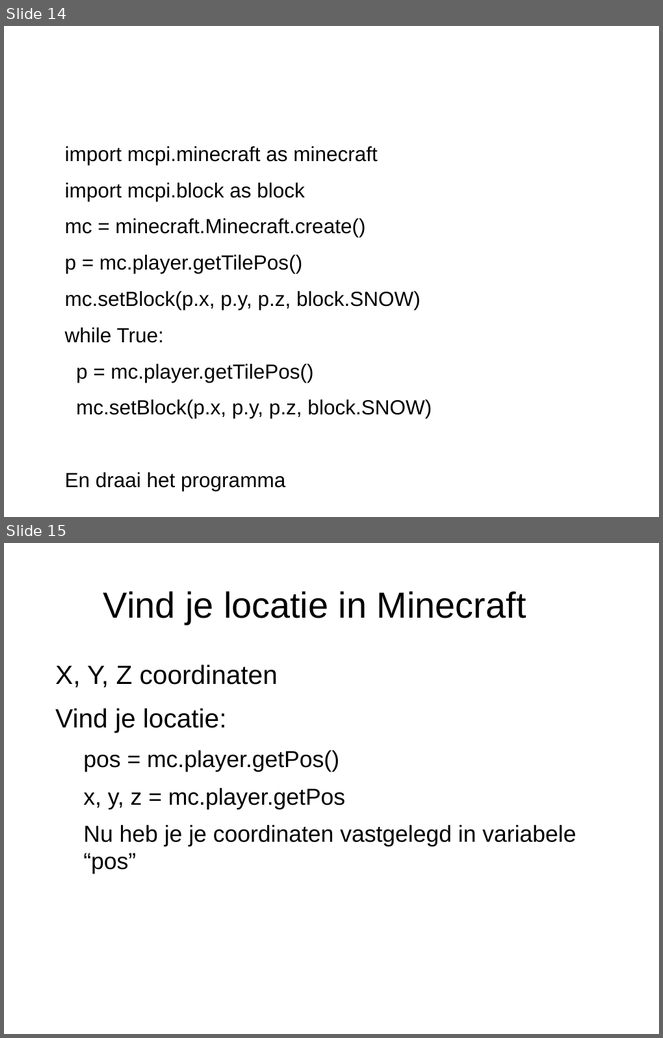
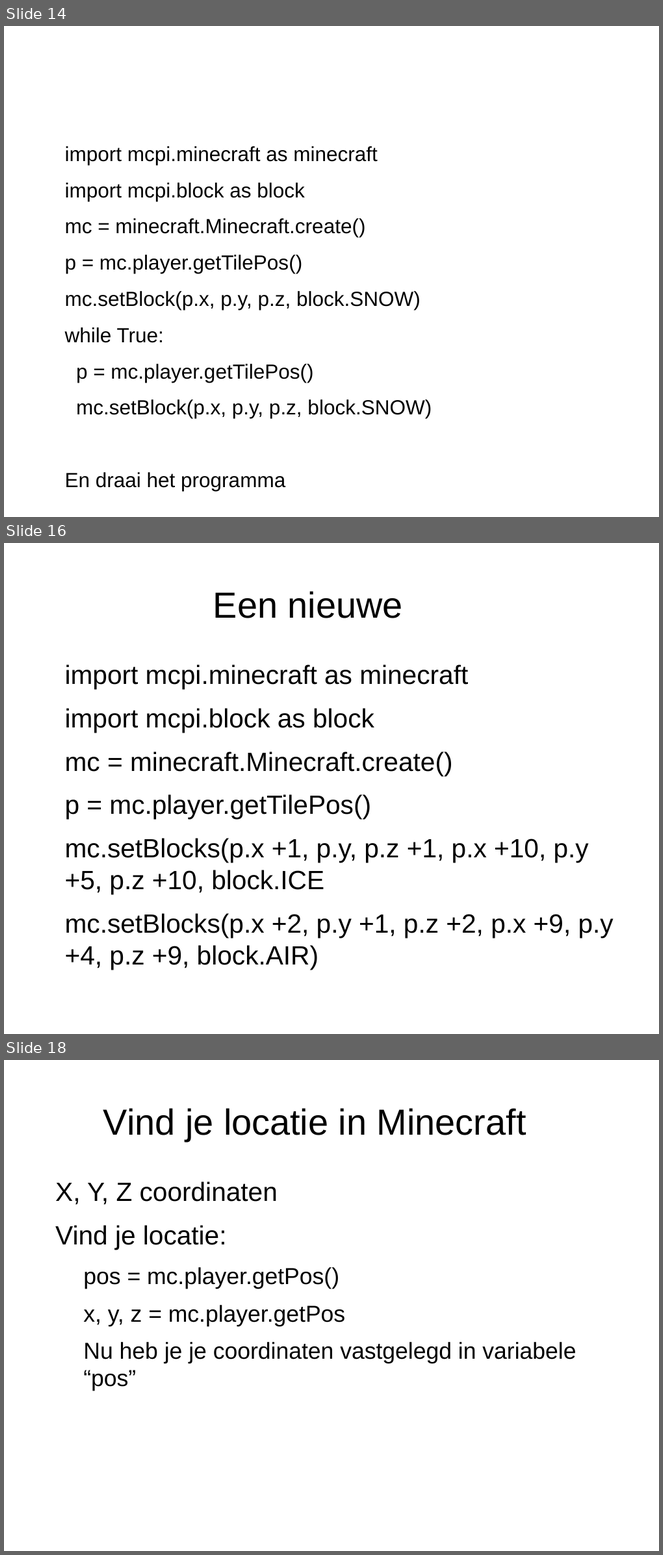
Before and after one commit to educaris/scratchBasis, a slide deck: Van kampen basis 7_1.odp. Shown one above the other, each under a label of ours: slides 14 and 15 before the commit, slides 14, 16 and 18 after it; the slides between them are not shown. The pictures are 663x1038 and 663x1555 pixels, drawn with LibreOffice and Linux fonts; fonts in the diff are those of the drawing; background and template pictures are left out. Boxes give left, top, right and bottom in pixels: in the first picture for what was removed or moved away, otherwise in the second. Text is boxed around its words. In the diff, an @@ line names an element or a change of style, - is before the commit and + after.

```diff
--- a/Van kampen basis 7_1.odp
+++ b/Van kampen basis 7_1.odp
@@ slide 16 added at (4,543,659,1034), background #FFFFFF @@
@@ title added at (213,591,403,618), 44 pt, text #000000 @@
+Een nieuwe
@@ text added at (65,665,614,938), 32 pt, text #000000 @@
+import mcpi.minecraft as minecraft
+import mcpi.block as block
+mc = minecraft.Minecraft.create()
+p = mc.player.getTilePos()
+mc.setBlocks(p.x +1, p.y, p.z +1, p.x +10, p.y +5, p.z +10, block.ICE
+mc.setBlocks(p.x +2, p.y +1, p.z +2, p.x +9, p.y +4, p.z +9, block.AIR)
@@ what was slide 15 is now slide 18 @@
```
Also in this commit, not shown: 2 other slides added.
